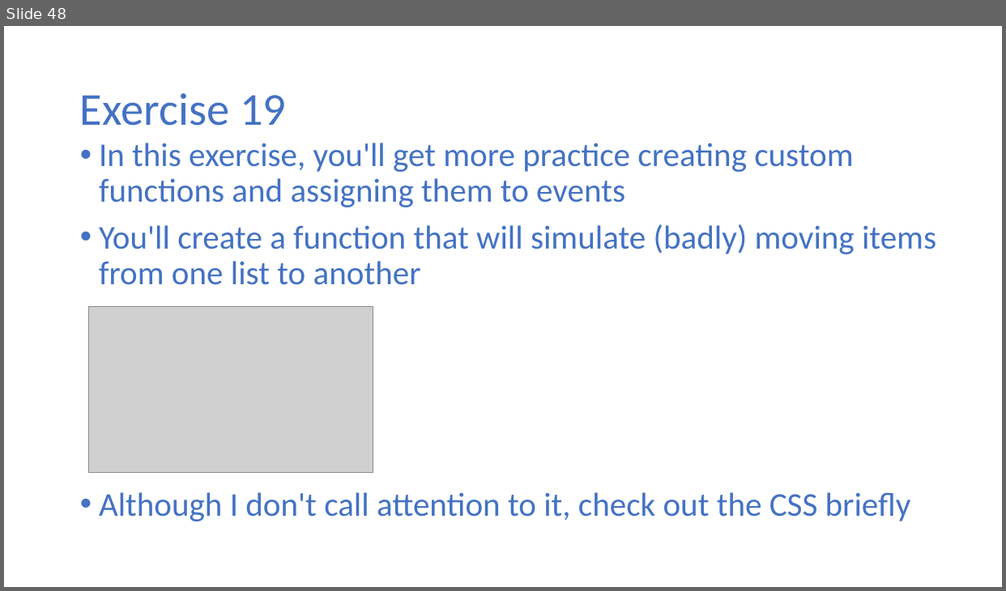
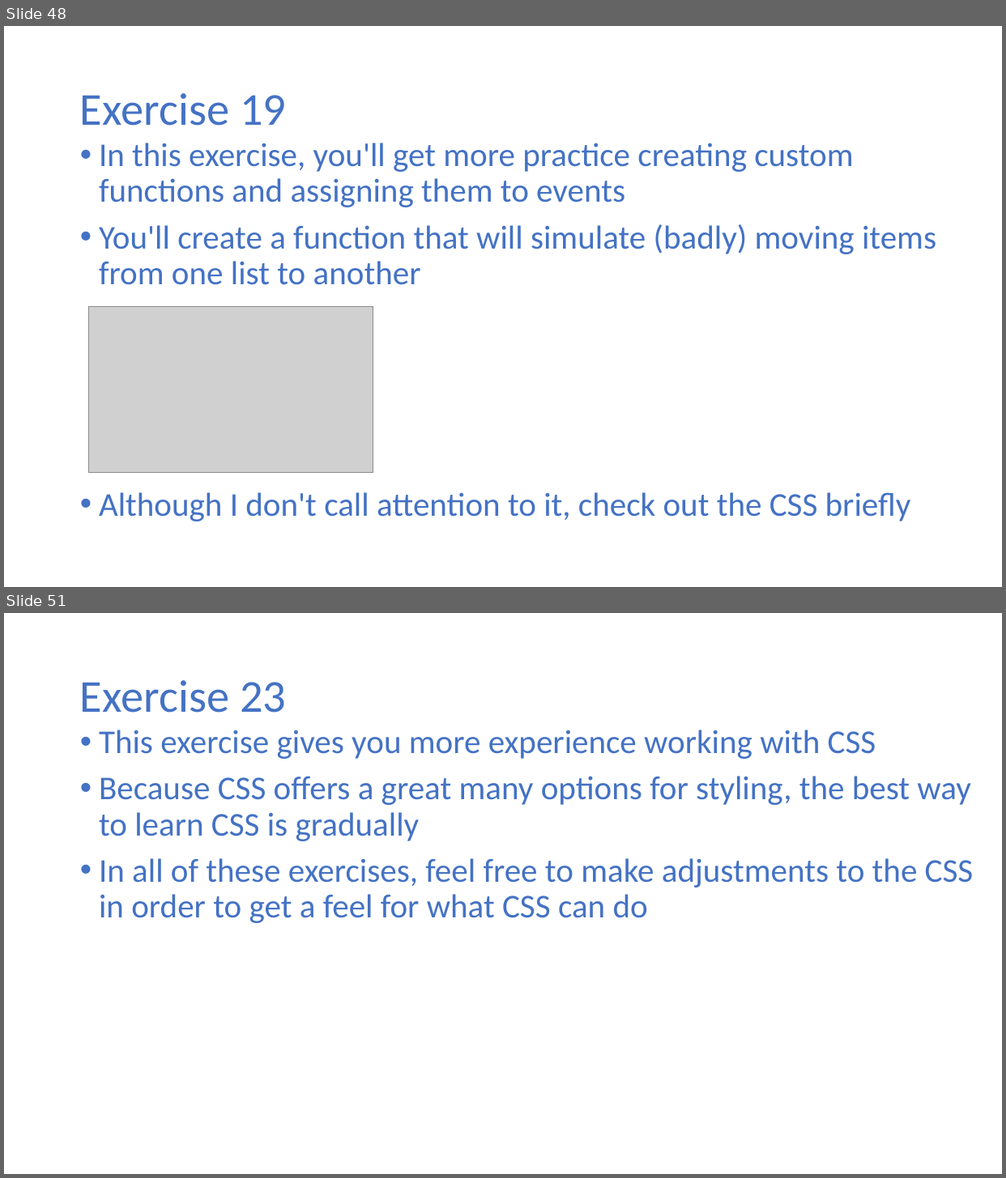
Before and after one commit to halbhelms/codingcareer, a slide deck: public/video-presentation/video-presentation.pptx. Shown one above the other, each under a label of ours: slide 48 before the commit, slides 48 and 51 after it; the slides between them are not shown. The pictures are 1006x591 and 1006x1178 pixels, drawn with LibreOffice and Linux fonts; fonts in the diff are those of the drawing; grey boxes stand for pictures. Boxes give left, top, right and bottom in pixels: in the first picture for what was removed or moved away, otherwise in the second. Text is boxed around its words. In the diff, an @@ line names an element or a change of style, - is before the commit and + after.

```diff
--- a/public/video-presentation/video-presentation.pptx
+++ b/public/video-presentation/video-presentation.pptx
@@ slide 51 added at <box>4,613,1002,1174</box>, background #FFFFFF @@
@@ title added at <box>80,680,286,713</box>, 44 pt, text #4472C4 @@
+Exercise 23
@@ text added at <box>99,730,974,923</box>, 32 pt, text #4472C4 @@
+• This exercise gives you more experience working with CSS
+• Because CSS offers a great many options for styling, the best way to learn CSS is gradually
+• In all of these exercises, feel free to make adjustments to the CSS in order to get a feel for what CSS can do
```
Also in this commit, not shown: 8 other slides added, 1 other file.
